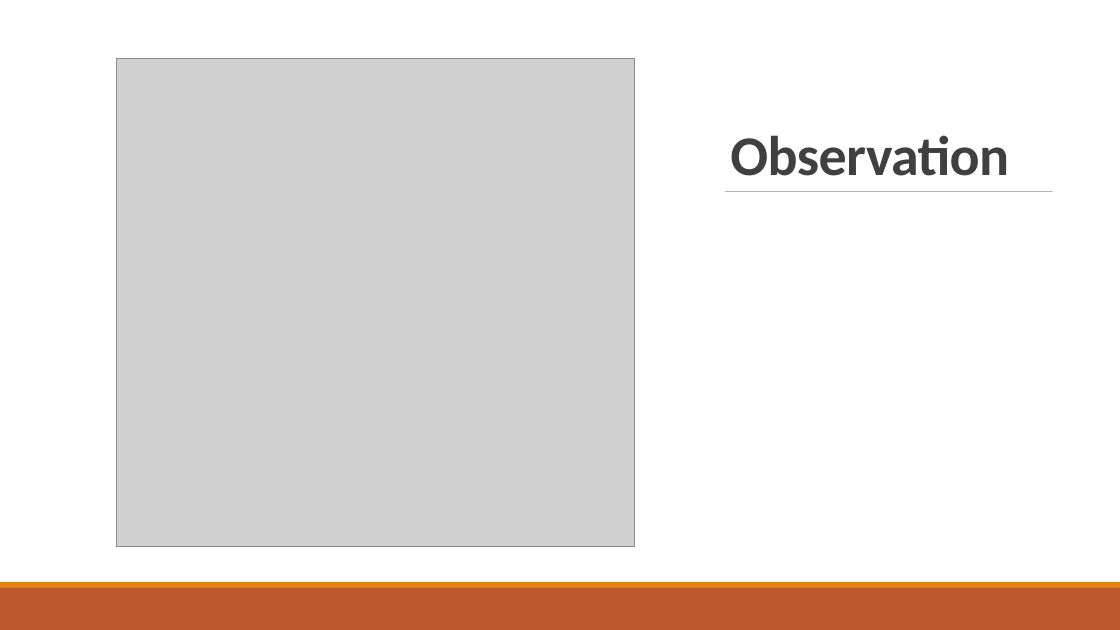
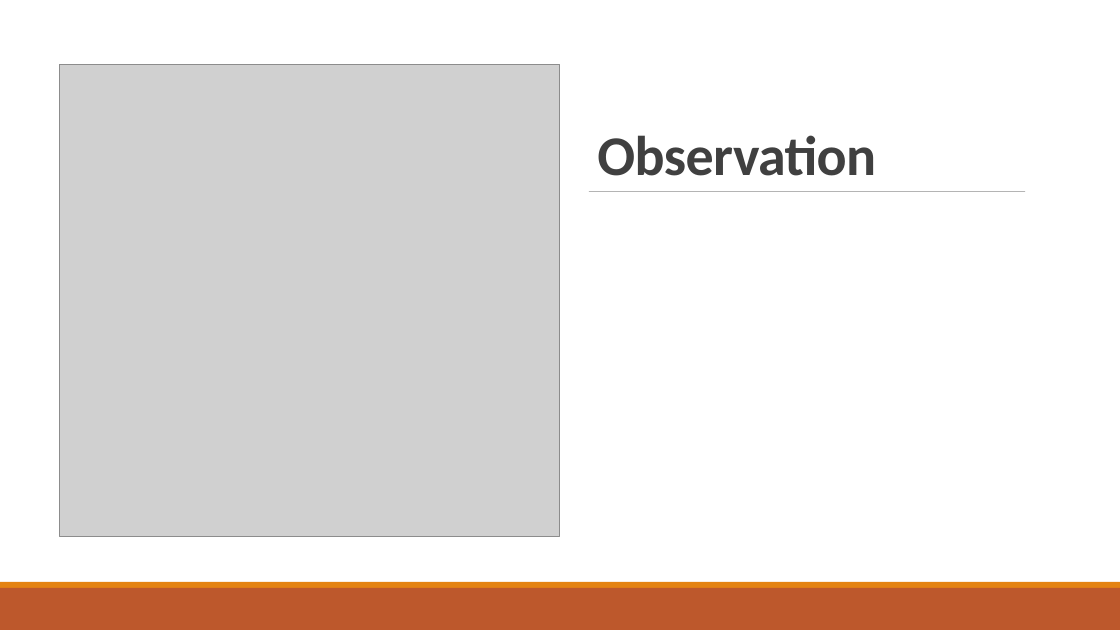
Before and after one commit to ayndp657/ALGORITHMLAB, a slide deck: slide 54 of Assignment 1/Assignment Presentation.pptx. Drawn at 1120x630 pixels with LibreOffice and Linux fonts; fonts in the diff are those of the drawing; grey boxes stand for pictures. Boxes give left, top, right and bottom in pixels: in the first picture for what was removed or moved away, otherwise in the second. Text is boxed around its words. In the diff, an @@ line names an element or a change of style, - is before the commit and + after.

```diff
--- a/Assignment 1/Assignment Presentation.pptx
+++ b/Assignment 1/Assignment Presentation.pptx
@@ title "Observation": place and size @@
-title "Observation" at <box>730,135,1009,176</box>
+title "Observation" at <box>597,135,876,176</box>
@@ picture: place and size @@
-picture at <box>117,59,634,547</box>
+picture at <box>59,64,560,536</box>
@@ line moved from (725, 192) - (1053, 192) to (589, 192) - (1026, 192) @@
```
Also in this commit, not shown: 4 slides added, 9 other files.
